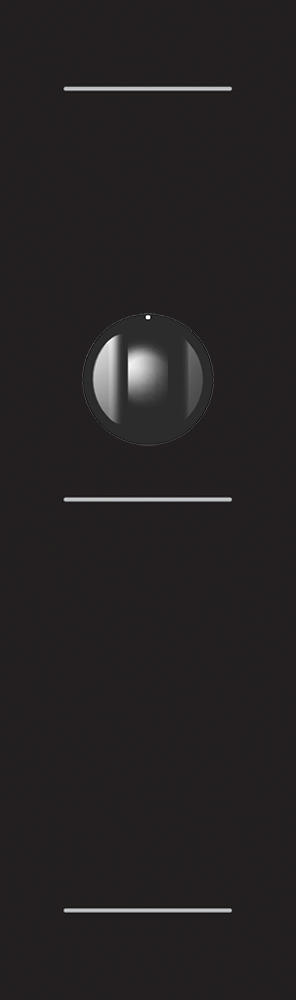
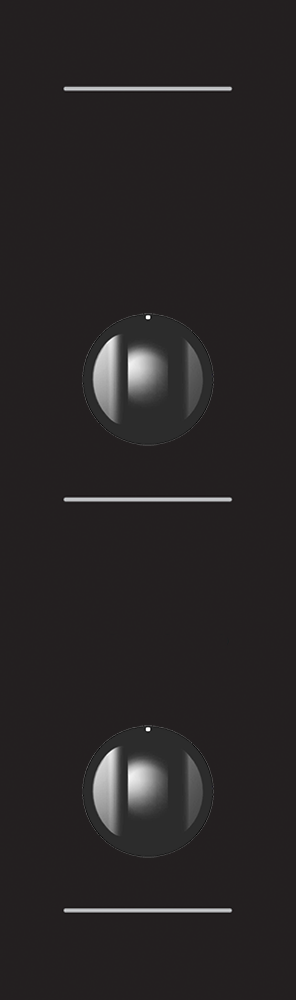
Two versions of the same layered image (w=296, h=1000). Layer-by-layer changes:
added layer "Bottom Button" above "Lines Only" over [82, 725, 214, 858]
